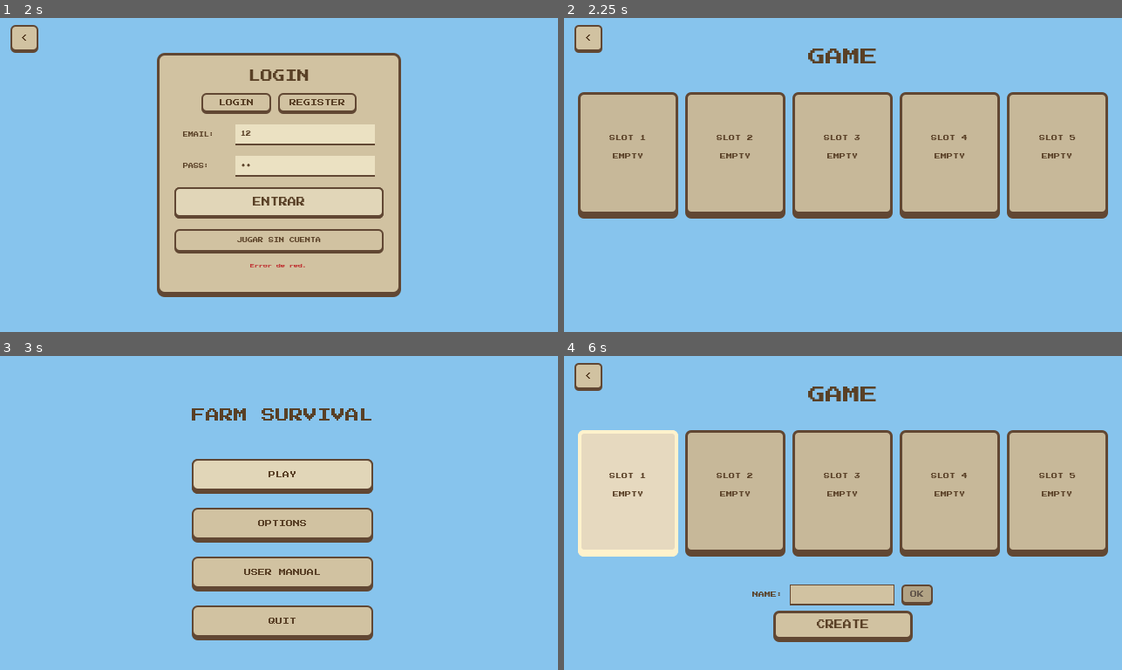
Above: before the commit, frames 1-4 (two rows, left to right).
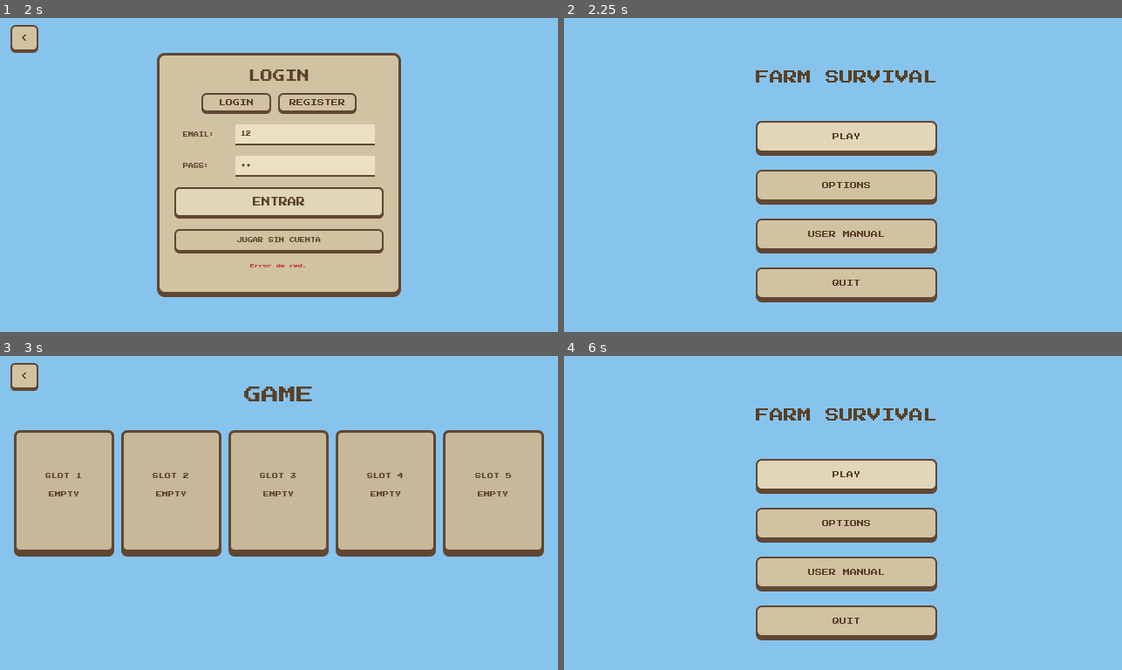
Above: after the commit, the same moments.

Repository: alexmf10/Survivalfarm-
Game: Godot game, scene res://core/main.tscn
Same seed, same stepped clock (60 frames per second), same inputs: the game is played once before the commit and once after it.
Inputs (mouse positions are in pixels of both pictures, inside the frame that each line leads up to):
- Up to frame 1 (2 s): click (306, 134) at 0.52 s; type "12" at 0.6 s; click (306, 165) at 0.75 s; type "12" at 0.83 s; click "ENTRAR" at 1.25 s
- Up to frame 2 (2.25 s): click "JUGAR SIN CUENTA" at 2 s
- Up to frame 3 (3 s): click "<" (after the commit: "PLAY") at 2.75 s
- Up to frame 4 (6 s): click "PLAY" (after the commit: "<") at 3.5 s; click "<" (after the commit: "PLAY") at 4.25 s; click "PLAY" (after the commit: "<") at 5 s; click (625, 494) at 5.75 s, where only the run before the commit has a clickable "SLOT 1 EMPTY"

Frame 1 is identical in both runs. In frame 2, 43% of the frame differs, in the area x 1-98%, y 2-91%; in frame 3, 43%; in frame 4, 42%.

Commit message:
fix: change to main page after login intead of the saved slots

Diff:
--- a/ui/menus/auth_screen.gd
+++ b/ui/menus/auth_screen.gd
@@ -42,7 +42,7 @@
 	btn_back.offset_left = 12
 	btn_back.offset_right = 44
 	btn_back.offset_bottom = 40
-	btn_back.pressed.connect(func() -> void: get_tree().change_scene_to_file("res://ui/menus/slots_screen.tscn"))
+	btn_back.pressed.connect(func() -> void: get_tree().change_scene_to_file("res://ui/menus/main_menu.tscn"))
 	add_child(btn_back)
 
 	# Center panel
@@ -127,7 +127,7 @@
 	# Guest button
 	var btn_guest: Button = _create_button("JUGAR SIN CUENTA", Vector2(200, 28))
 	btn_guest.add_theme_font_size_override("font_size", 6)
-	btn_guest.pressed.connect(func() -> void: get_tree().change_scene_to_file("res://ui/menus/slots_screen.tscn"))
+	btn_guest.pressed.connect(func() -> void: get_tree().change_scene_to_file("res://ui/menus/main_menu.tscn"))
 	vbox.add_child(btn_guest)
 
 	# Status label
@@ -177,7 +177,7 @@
 		_btn_submit.disabled = false
 		_btn_submit.text = "ENTRAR" if _mode == "login" else "CREAR"
 		if ok:
-			get_tree().change_scene_to_file("res://ui/menus/slots_screen.tscn")
+			get_tree().change_scene_to_file("res://ui/menus/main_menu.tscn")
 		else:
 			_show_error(error)
 
